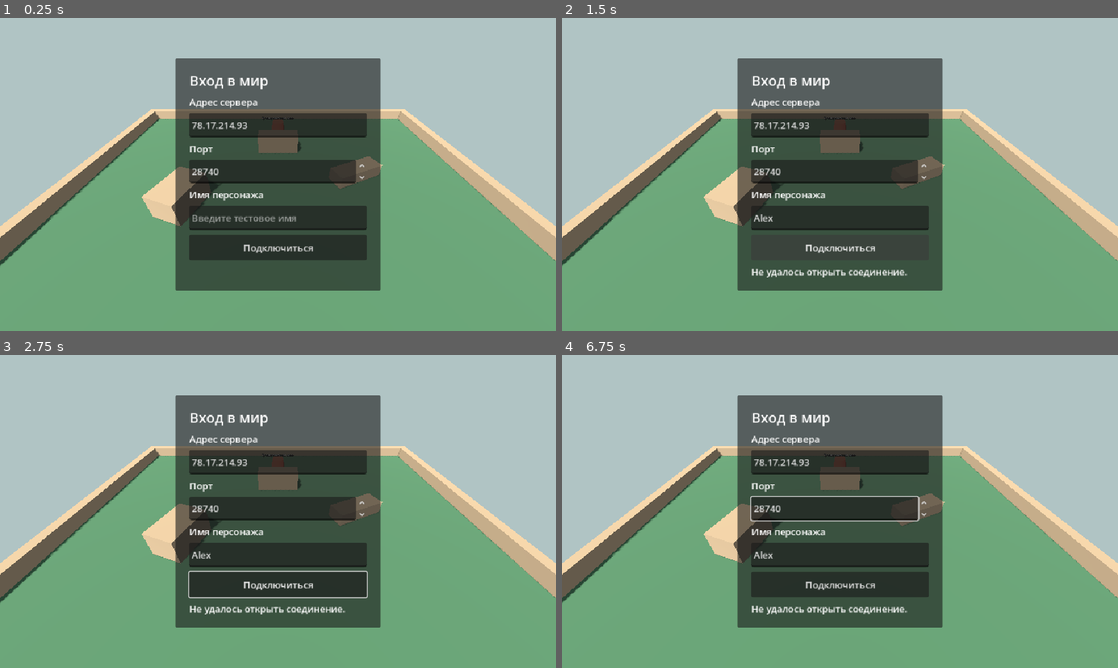
Above: before the commit, frames 1-4 (two rows, left to right).
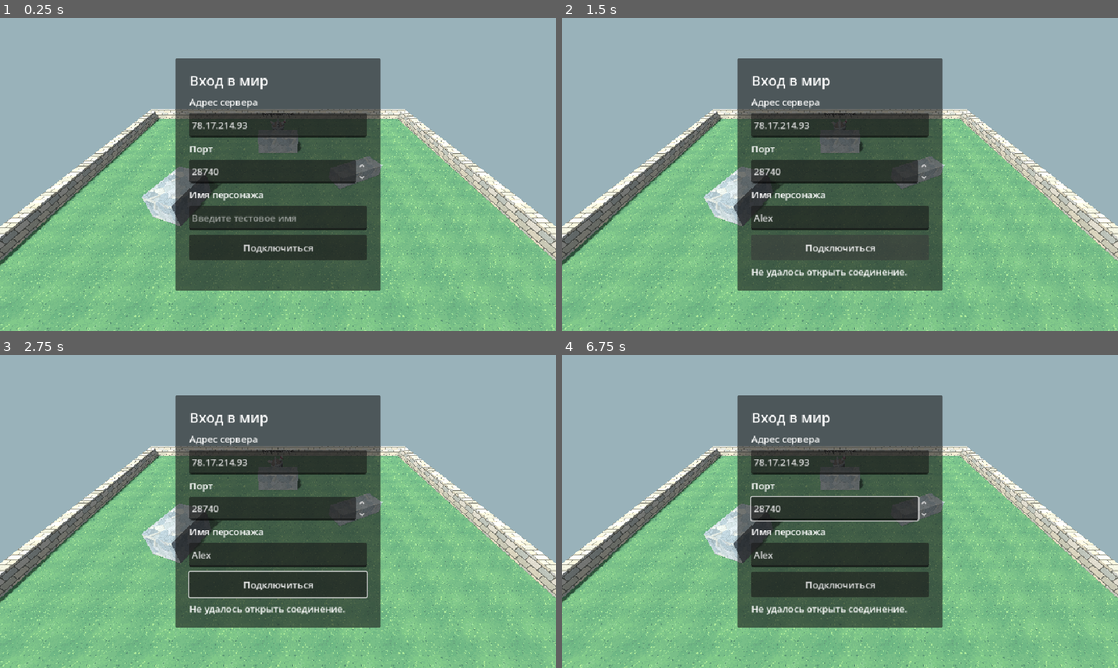
Above: after the commit, the same moments.

Repository: maillunex-lang/LunexAutoRpg
Game: Godot game, scene res://game/network/online_world.tscn
Same seed, same stepped clock (60 frames per second), same inputs: the game is played once before the commit and once after it.
Inputs (mouse positions are in pixels of both pictures, inside the frame that each line leads up to):
- Up to frame 1 (0.25 s): no input
- Up to frame 2 (1.5 s): click (840, 218) at 0.52 s; type "Alex" at 0.6 s; click "Подключиться" at 1.25 s
- Up to frame 3 (2.75 s): tap Enter at 2 s; move the mouse to (400, 495) at 2.02 s; hold Right (ui_right) from 2.03 s (still down); click (400, 495) at 2.17 s
- Up to frame 4 (6.75 s): release Right (ui_right) at 2.75 s; tap Space at 2.75, 4.25, 5.75 s; drag from (728, 527) to (812, 574) at 2.77 s; tap Enter at 3.5, 5 s; move the mouse to (895, 442) at 3.52 s; hold Right (ui_right) 3.53-4.25 s; drag from (812, 574) to (673, 464) at 4.27 s; move the mouse to (1006, 558) at 5.02 s; hold Left (ui_left) 5.03-5.75 s; drag from (673, 464) to (756, 433) at 5.77 s; move the mouse to (867, 511) at 6.52 s; hold Down (ui_down) from 6.53 s (still down); click (867, 511) at 6.67 s

The runs differ from the first frame. In frame 1, 29% of the frame differs, in the area x 0-100%, y 29-100%; in frame 2, 29%; in frame 3, 29%; in frame 4, 29%.

Commit message:
Add animated KayKit characters and pixel materials

Diff:
--- /dev/null
+++ b/game/art/arena/grass.tres
@@ -0,0 +1,10 @@
+[gd_resource type="StandardMaterial3D" load_steps=2 format=3]
+
+[ext_resource type="Texture2D" path="res://game/art/arena/grass.png" id="1"]
+
+[resource]
+albedo_texture = ExtResource("1")
+roughness = 1.0
+texture_filter = 2
+uv1_scale = Vector3(0.45, 0.45, 0.45)
+uv1_triplanar = true
--- /dev/null
+++ b/game/art/arena/masonry.tres
@@ -0,0 +1,10 @@
+[gd_resource type="StandardMaterial3D" load_steps=2 format=3]
+
+[ext_resource type="Texture2D" path="res://game/art/arena/masonry.png" id="1"]
+
+[resource]
+albedo_texture = ExtResource("1")
+roughness = 1.0
+texture_filter = 2
+uv1_scale = Vector3(0.9, 0.9, 0.9)
+uv1_triplanar = true
--- /dev/null
+++ b/game/art/arena/stone.tres
@@ -0,0 +1,10 @@
+[gd_resource type="StandardMaterial3D" load_steps=2 format=3]
+
+[ext_resource type="Texture2D" path="res://game/art/arena/stone.png" id="1"]
+
+[resource]
+albedo_texture = ExtResource("1")
+roughness = 1.0
+texture_filter = 2
+uv1_scale = Vector3(0.75, 0.75, 0.75)
+uv1_triplanar = true
--- /dev/null
+++ b/game/art/enemy/enemy_visual.tscn
@@ -0,0 +1,5 @@
+[gd_scene load_steps=2 format=3]
+
+[ext_resource type="PackedScene" path="res://game/art/enemy/Skeleton_Warrior.glb" id="1"]
+
+[node name="EnemyVisual" instance=ExtResource("1")]
--- /dev/null
+++ b/game/art/hero/hero_visual.gd
@@ -0,0 +1,23 @@
+class_name LunexHeroVisual
+extends Node3D
+
+@export var idle_clip: StringName = &"Idle"
+@export var run_clip: StringName = &"Running_A"
+@export var attack_clip: StringName = &"1H_Melee_Attack_Slice_Diagonal"
+
+@onready var clips: AnimationPlayer = $AnimationPlayer
+
+func _ready() -> void:
+	clips.get_animation(idle_clip).loop_mode = Animation.LOOP_LINEAR
+	clips.get_animation(run_clip).loop_mode = Animation.LOOP_LINEAR
+
+func show_motion(moving: bool) -> void:
+	if clips.is_playing() and clips.current_animation == attack_clip:
+		return
+	var next := run_clip if moving else idle_clip
+	if clips.current_animation != next:
+		clips.play(next, 0.12)
+
+func show_attack() -> void:
+	clips.stop()
+	clips.play(attack_clip, 0.04)
--- /dev/null
+++ b/game/art/hero/hero_visual.tscn
@@ -0,0 +1,22 @@
+[gd_scene load_steps=3 format=3]
+
+[ext_resource type="PackedScene" path="res://game/art/hero/Knight.glb" id="1"]
+[ext_resource type="Script" path="res://game/art/hero/hero_visual.gd" id="2"]
+
+[node name="HeroVisual" instance=ExtResource("1")]
+script = ExtResource("2")
+
+[node name="1H_Sword_Offhand" parent="Rig/Skeleton3D/handslot_l" index="0"]
+visible = false
+
+[node name="Badge_Shield" parent="Rig/Skeleton3D/handslot_l" index="1"]
+visible = false
+
+[node name="Round_Shield" parent="Rig/Skeleton3D/handslot_l" index="3"]
+visible = false
+
+[node name="Spike_Shield" parent="Rig/Skeleton3D/handslot_l" index="4"]
+visible = false
+
+[node name="2H_Sword" parent="Rig/Skeleton3D/handslot_r" index="1"]
+visible = false
--- a/game/combat/training_enemy.gd
+++ b/game/combat/training_enemy.gd
@@ -6,14 +6,28 @@
 
 @export_range(1, 1000) var max_health := 60
 @export_range(0.5, 60.0) var respawn_delay := 4.0
+@export var idle_clip: StringName = &"Idle_Combat"
+@export var defeated_clip: StringName = &"Death_A"
+
+@onready var clips: AnimationPlayer = $EnemyVisual/AnimationPlayer
+
 var health: int
+var _was_alive := true
 
 func _ready() -> void:
 	health = max_health
+	clips.get_animation(idle_clip).loop_mode = Animation.LOOP_LINEAR
+	clips.get_animation(defeated_clip).loop_mode = Animation.LOOP_NONE
+	clips.play(idle_clip)
 	$Respawn.timeout.connect(func() -> void: health = max_health)
 
 func _process(_delta: float) -> void:
-	visible = health > 0
+	var alive := health > 0
+	if alive == _was_alive:
+		return
+	_was_alive = alive
+	$Name.visible = alive
+	clips.play(idle_clip if alive else defeated_clip, 0.08)
 
 func take_hit(damage: int, peer_id: int) -> void:
 	if health <= 0:
--- a/game/combat/training_enemy.tscn
+++ b/game/combat/training_enemy.tscn
@@ -1,15 +1,8 @@
-[gd_scene load_steps=5 format=3]
+[gd_scene load_steps=4 format=3]
 
 [ext_resource type="Script" path="res://game/combat/training_enemy.gd" id="1"]
 
-[sub_resource type="StandardMaterial3D" id="Paint"]
-albedo_color = Color(0.80, 0.30, 0.19, 1)
-
-[sub_resource type="CylinderMesh" id="Body"]
-material = SubResource("Paint")
-top_radius = 0.43
-bottom_radius = 0.53
-height = 1.45
+[ext_resource type="PackedScene" path="res://game/art/enemy/enemy_visual.tscn" id="2"]
 
 [sub_resource type="SceneReplicationConfig" id="Replication"]
 properties/0/path = NodePath(".:health")
@@ -18,12 +11,11 @@
 [node name="TrainingEnemy" type="Node3D"]
 script = ExtResource("1")
 
-[node name="Body" type="MeshInstance3D" parent="."]
-position = Vector3(0, 0.73, 0)
-mesh = SubResource("Body")
+[node name="EnemyVisual" parent="." instance=ExtResource("2")]
+scale = Vector3(0.78, 0.78, 0.78)
 
 [node name="Name" type="Label3D" parent="."]
-position = Vector3(0, 1.74, 0)
+position = Vector3(0, 2.05, 0)
 billboard = 1
 text = "Тренировочная цель"
 font_size = 32
--- a/game/network/network_player.gd
+++ b/game/network/network_player.gd
@@ -18,6 +18,9 @@
 var input_time_left := 0.0
 var server_position := Vector3.ZERO
 var server_heading := 0.0
+var server_moving := false
+var attack_sequence := 0
+var _seen_attack := -1
 
 func prepare(id: int, spawn_position: Vector3, player_name: String) -> void:
 	peer_id = id
@@ -50,6 +53,7 @@
 	var facing := enemy.global_position - global_position
 	$Model.rotation.y = atan2(facing.x, facing.z)
 	attack_cooldown = attack_interval
+	attack_sequence += 1
 	enemy.take_hit(attack_damage, peer_id)
 	if enemy.health <= 0:
 		auto_enabled = false
@@ -87,8 +91,15 @@
 		simulate(direction, delta)
 		server_position = position
 		server_heading = $Model.rotation.y
+		var motion := get_real_velocity()
+		server_moving = Vector2(motion.x, motion.z).length_squared() > 0.04
 		return
 
 	var weight := 1.0 - exp(-22.0 * delta)
 	position = position.lerp(server_position, weight)
 	$Model.rotation.y = lerp_angle($Model.rotation.y, server_heading, weight)
+	if _seen_attack != attack_sequence:
+		if _seen_attack >= 0:
+			hero_visual.show_attack()
+		_seen_attack = attack_sequence
+	hero_visual.show_motion(server_moving)
--- a/game/network/network_player.tscn
+++ b/game/network/network_player.tscn
@@ -14,6 +14,13 @@
 properties/2/path = NodePath(".:auto_enabled")
 properties/2/spawn = true
 properties/2/replication_mode = 1
+
+properties/3/path = NodePath(".:server_moving")
+properties/3/spawn = true
+properties/3/replication_mode = 1
+properties/4/path = NodePath(".:attack_sequence")
+properties/4/spawn = true
+properties/4/replication_mode = 2
 
 [node name="NetworkPlayer" instance=ExtResource("1")]
 script = ExtResource("2")
--- a/game/player.gd
+++ b/game/player.gd
@@ -6,9 +6,12 @@
 
 @export_range(0.0, 20.0, 0.1) var speed := 4.5
 
+@onready var hero_visual: LunexHeroVisual = $Model/HeroVisual
+
 func _physics_process(delta: float) -> void:
 	if joystick != null and camera != null:
 		simulate(camera_relative_direction(joystick.output, camera), delta)
+	hero_visual.show_motion(get_real_velocity().length_squared() > 0.04)
 
 func simulate(direction: Vector3, delta: float) -> void:
 	velocity.x = direction.x * speed
--- a/game/player.tscn
+++ b/game/player.tscn
@@ -1,25 +1,12 @@
-[gd_scene load_steps=7 format=3]
+[gd_scene load_steps=4 format=3]
 
 [ext_resource type="Script" path="res://game/player.gd" id="1"]
+
+[ext_resource type="PackedScene" path="res://game/art/hero/hero_visual.tscn" id="2"]
 
 [sub_resource type="CapsuleShape3D" id="Shape"]
 radius = 0.37
 height = 1.65
-
-[sub_resource type="StandardMaterial3D" id="Coat"]
-albedo_color = Color(0.20, 0.43, 0.61, 1)
-
-[sub_resource type="CapsuleMesh" id="Body"]
-material = SubResource("Coat")
-radius = 0.36
-height = 1.58
-
-[sub_resource type="StandardMaterial3D" id="VisorMaterial"]
-albedo_color = Color(1, 0.76, 0.38, 1)
-
-[sub_resource type="BoxMesh" id="Visor"]
-material = SubResource("VisorMaterial")
-size = Vector3(0.38, 0.17, 0.22)
 
 [node name="Player" type="CharacterBody3D"]
 script = ExtResource("1")
@@ -30,10 +17,5 @@
 
 [node name="Model" type="Node3D" parent="."]
 
-[node name="Body" type="MeshInstance3D" parent="Model"]
-position = Vector3(0, 0.81, 0)
-mesh = SubResource("Body")
-
-[node name="Visor" type="MeshInstance3D" parent="Model"]
-position = Vector3(0, 1.2, 0.29)
-mesh = SubResource("Visor")
+[node name="HeroVisual" parent="Model" instance=ExtResource("2")]
+scale = Vector3(0.74, 0.74, 0.74)
--- a/game/training_zone.tscn
+++ b/game/training_zone.tscn
@@ -1,17 +1,15 @@
-[gd_scene load_steps=4 format=3]
+[gd_scene load_steps=5 format=3]
+
+[ext_resource type="Material" path="res://game/art/arena/grass.tres" id="grass"]
+[ext_resource type="Material" path="res://game/art/arena/masonry.tres" id="masonry"]
+[ext_resource type="Material" path="res://game/art/arena/stone.tres" id="stone"]
 
 [sub_resource type="Environment" id="Environment"]
 background_mode = 1
-background_color = Color(0.69, 0.77, 0.77, 1)
+background_color = Color(0.60, 0.70, 0.73, 1)
 ambient_light_source = 3
 ambient_light_color = Color(0.85, 0.91, 1, 1)
 ambient_light_energy = 0.62
-
-[sub_resource type="StandardMaterial3D" id="Grass"]
-albedo_color = Color(0.25, 0.38, 0.26, 1)
-
-[sub_resource type="StandardMaterial3D" id="Stone"]
-albedo_color = Color(0.58, 0.49, 0.37, 1)
 
 [node name="TrainingZone" type="Node3D"]
 
@@ -28,49 +26,49 @@
 [node name="Ground" type="CSGBox3D" parent="Terrain"]
 position = Vector3(0, -0.25, 0)
 size = Vector3(24, 0.5, 20)
-material = SubResource("Grass")
+material = ExtResource("grass")
 use_collision = true
 
 [node name="NorthWall" type="CSGBox3D" parent="Terrain"]
 position = Vector3(0, 0.38, -9.7)
 size = Vector3(24, 0.76, 0.6)
-material = SubResource("Stone")
+material = ExtResource("masonry")
 use_collision = true
 
 [node name="SouthWall" type="CSGBox3D" parent="Terrain"]
 position = Vector3(0, 0.38, 9.7)
 size = Vector3(24, 0.76, 0.6)
-material = SubResource("Stone")
+material = ExtResource("masonry")
 use_collision = true
 
 [node name="WestWall" type="CSGBox3D" parent="Terrain"]
 position = Vector3(-11.7, 0.38, 0)
 size = Vector3(0.6, 0.76, 18.8)
-material = SubResource("Stone")
+material = ExtResource("masonry")
 use_collision = true
 
 [node name="EastWall" type="CSGBox3D" parent="Terrain"]
 position = Vector3(11.7, 0.38, 0)
 size = Vector3(0.6, 0.76, 18.8)
-material = SubResource("Stone")
+material = ExtResource("masonry")
 use_collision = true
 
 [node name="Waypoint" type="CSGBox3D" parent="Terrain"]
 position = Vector3(0, 0.65, -4)
 size = Vector3(2.8, 1.3, 1.1)
-material = SubResource("Stone")
+material = ExtResource("stone")
 use_collision = true
 
 [node name="WestObstacle" type="CSGBox3D" parent="Terrain"]
 position = Vector3(-5, 0.7, 1.5)
 rotation_degrees = Vector3(0, -20, 0)
 size = Vector3(1.7, 1.4, 2.5)
-material = SubResource("Stone")
+material = ExtResource("stone")
 use_collision = true
 
 [node name="EastObstacle" type="CSGBox3D" parent="Terrain"]
 position = Vector3(4.7, 0.38, -0.8)
 rotation_degrees = Vector3(0, 25, 0)
 size = Vector3(3, 0.76, 1.1)
-material = SubResource("Stone")
+material = ExtResource("stone")
 use_collision = true
--- /dev/null
+++ b/tests/stage71_smoke.gd
@@ -0,0 +1,30 @@
+extends "res://tests/stage06_smoke.gd"
+## Run the integrated prepare/reload scenario and observe animation replication.
+
+var _clients: Array[Node] = []
+
+func _client(node_name: String) -> Node:
+	var client := super._client(node_name)
+	_clients.append(client)
+	return client
+
+func _hit(client: Node, health_after: int) -> bool:
+	var observer := _clients[1] if client == _clients[0] else _clients[0]
+	var remote := observer.players.get_node_or_null(str(client.multiplayer.get_unique_id())) as LunexNetworkPlayer
+	if remote == null:
+		return await super._hit(client, health_after)
+	var previous_attack := remote.attack_sequence
+	client.combat.selected = true
+	client.combat.auto_requested.emit(true)
+	if not await _expect("a remote client sees the running animation", func() -> bool:
+		return remote.hero_visual.clips.current_animation == remote.hero_visual.run_clip
+	):
+		return false
+	if not await _expect("a remote client sees the confirmed attack animation", func() -> bool:
+		return remote.attack_sequence > previous_attack and remote.hero_visual.clips.current_animation == remote.hero_visual.attack_clip
+	):
+		return false
+	client.combat.auto_requested.emit(false)
+	return await _expect("both clients see target health after the hit", func() -> bool:
+		return client.enemy.health == health_after and observer.enemy.health == health_after
+	)
Not shown, changed: export_presets.cfg
Binary file added: game/art/arena/grass.png
Not shown, added: game/art/arena/grass.png.import
Binary file added: game/art/arena/masonry.png
Not shown, added: game/art/arena/masonry.png.import
Binary file added: game/art/arena/stone.png
Not shown, added: game/art/arena/stone.png.import
Not shown, added: game/art/enemy/LICENSE.txt
Binary file added: game/art/enemy/Skeleton_Warrior.glb
Not shown, added: game/art/enemy/Skeleton_Warrior.glb.import
Binary file added: game/art/enemy/Skeleton_Warrior_skeleton_texture.png
Not shown, added: game/art/enemy/Skeleton_Warrior_skeleton_texture.png.import
(and 9 more such lines)
